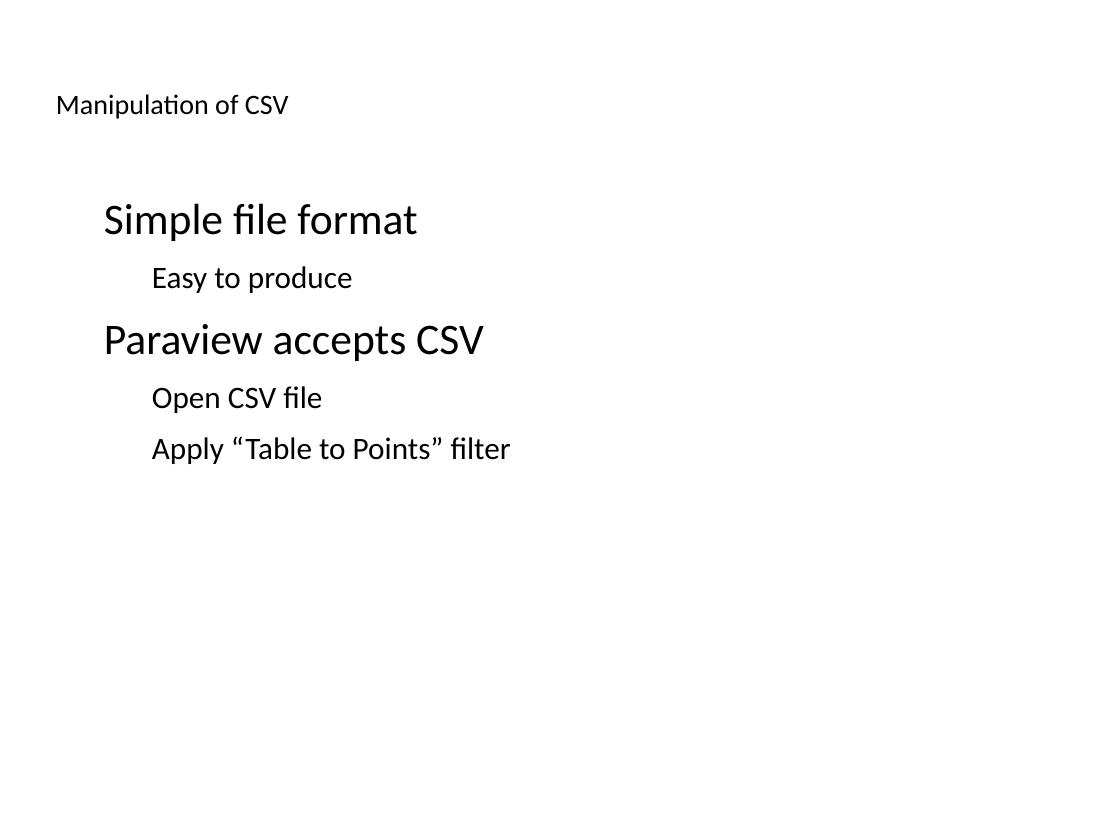
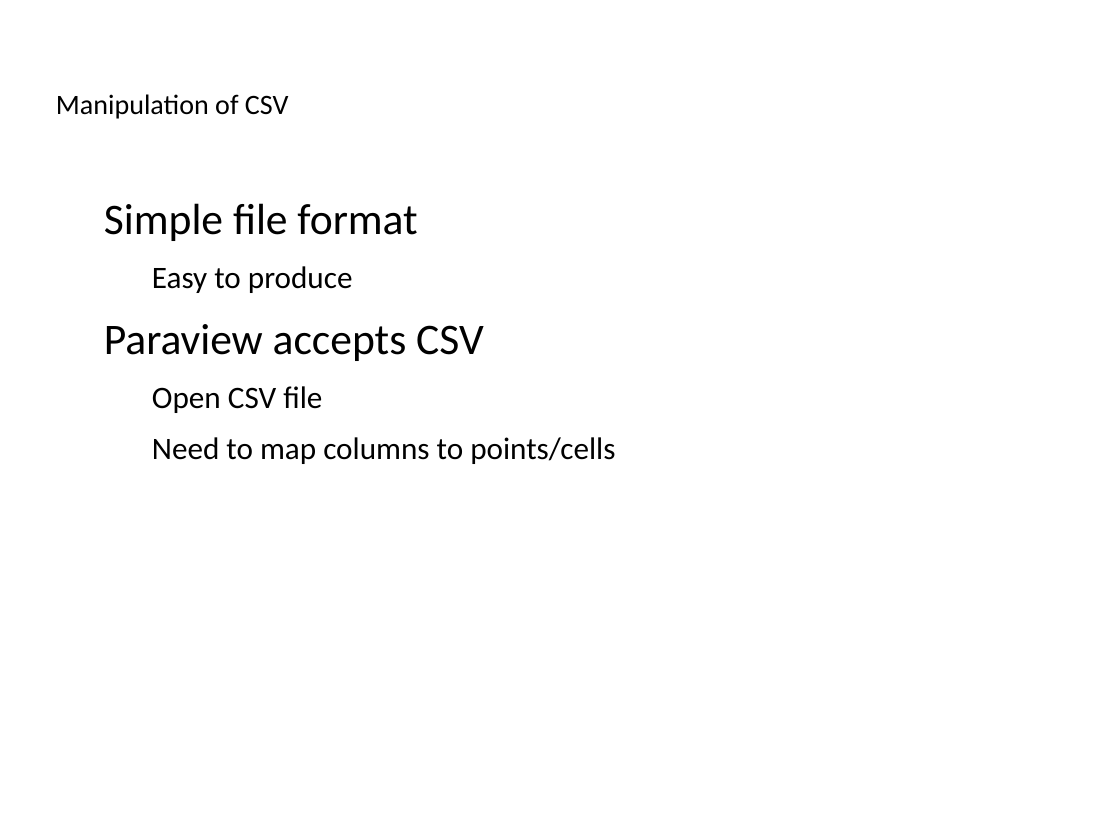
Before and after one commit to ucgmsim/workshops, a slide deck: slide 7 of presentation/slides.odp (slide 8 before the commit). Drawn at 1120x840 pixels with LibreOffice and Linux fonts; fonts in the diff are those of the drawing; background and template pictures are left out. Boxes give left, top, right and bottom in pixels: in the first picture for what was removed or moved away, otherwise in the second. Text is boxed around its words. In the diff, an @@ line names an element or a change of style, - is before the commit and + after.

```diff
--- a/presentation/slides.odp
+++ b/presentation/slides.odp
@@ text at box(152, 437, 615, 464): text changed @@
-  − Apply “Table to Points” filter
+  − Need to map columns to points/cells
```
Also in this commit, not shown: 7 other slides changed, 2 slides added, 2 slides removed.
